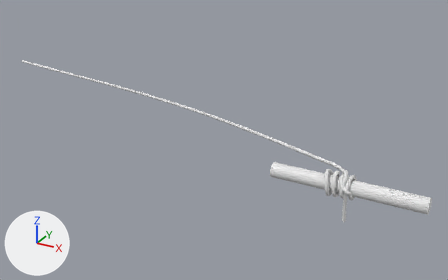
Two versions of the Blender file blender/knots.blend, one commit apart.
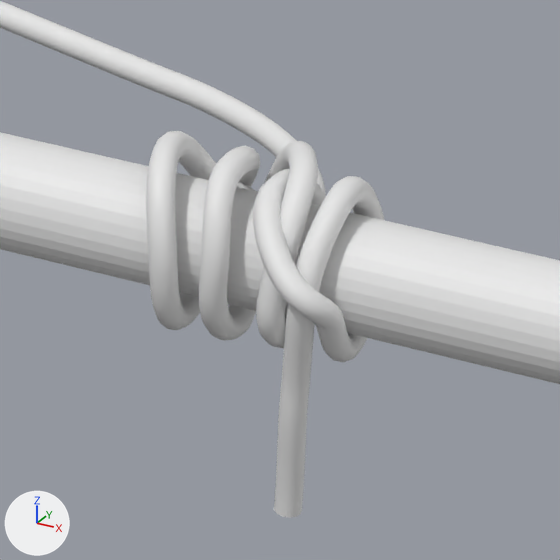
Each version is shown whole from a camera (50 mm lens) standing at (9.75, -33.49, 18.07) and looking at (-13.08, 8.02, -2.68), then close up on the part from 68% to 85% of the width and 54% to 81% of the height. The lights are fixed; the arrows at lower left show +X, +Y and +Z.

The first close-up shows 'Cylinder2', 'rolling'.
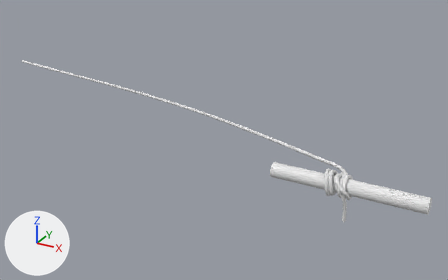
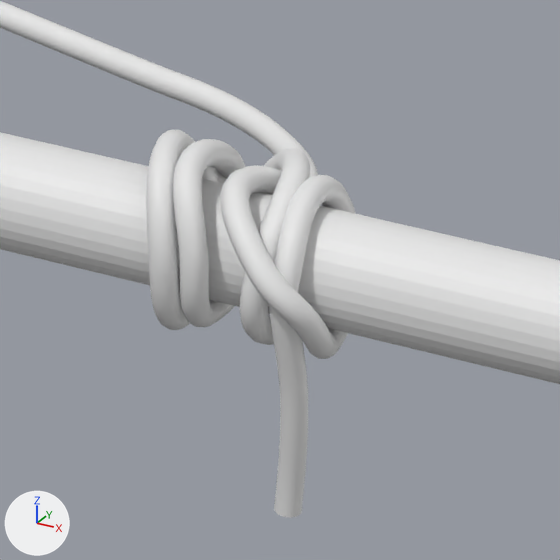
Commit message: updated rolling hitch

Boxes (x1, y1, x2, y2) around the edits, measured in the close-ups (560 x 560 px):
'rolling', reshaped
    before: (0, 1, 384, 518)
    after: (0, 1, 356, 518)

The change, as a list of edits to the scene's bpy script:
```text
Change cu_rolling:
    where _sp = cu_rolling.splines.new('BEZIER'); _sp.bezier_points.add(26)
    remove _sp.bezier_points.foreach_set('co', [-41.15, 13.43, -1.286, -15.9, 8.035, -0.565, -2.259, 2.704, 0.0343, -0.799, 1.819, 0.0559, -0.497, 0.586, 0.0545, -0.988, 0.643, 0.162, -1.327, -0.0431, 0.737, -1.074, -0.655, -0.0129, -1.041, 0.149, -0.667, -0.976, 0.878, 0.13, -0.73, 0.00556, 0.763, -0.626, -0.661, 0.0467, -0.623, 0.125, -0.743, -0.659, 0.912, -0.00109, -0.162, 0.105, 0.817, -0.135, -0.582, -0.141, -0.0893, 0.105, -0.641, -0.134, 0.605, 0.0814, -0.342, -0.0779, 0.623, 0.106, -0.819, 0.183, 0.389, -0.634, -0.142, 0.41, -0.038, -0.619, 0.341, 0.585, 0.094, 0.234, 0.00459, 0.709, 0.16, -0.669, 0.063, 0.0969, -0.466, -1.048, 0.0825, -0.307, -2.231])
    remove _sp.bezier_points.foreach_set('handle_left', [-51.01, 15.54, -1.568, -25.55, 10.93, -0.913, -2.862, 2.95, -0.0128, -1.206, 2.269, 0.0566, -0.128, 0.784, 0.06, -0.731, 0.639, 0.114, -1.45, 0.595, 0.751, -1.098, -0.67, 0.28, -1.07, -0.114, -0.718, -1.065, 0.882, -0.0797, -0.709, 0.297, 0.73, -0.613, -0.667, 0.432, -0.583, -0.257, -0.713, -0.729, 0.929, -0.304, -0.393, 0.726, 0.841, -0.112, -0.566, 0.343, -0.0619, -0.28, -0.624, -0.0421, 0.646, -0.213, -0.306, 0.408, 0.63, -0.0827, -0.731, 0.284, 0.384, -0.717, -0.00394, 0.418, -0.382, -0.636, 0.359, 0.602, -0.0915, 0.244, 0.363, 0.727, 0.173, -0.603, 0.41, 0.104, -0.478, -0.69, 0.09, -0.32, -1.873])
    remove _sp.bezier_points.foreach_set('handle_right', [-31.29, 11.33, -1.005, -10.42, 6.391, -0.368, -1.872, 2.547, 0.0646, -0.426, 1.407, 0.0552, -0.644, 0.546, 0.0524, -1.16, 0.619, 0.19, -1.233, -0.526, 0.727, -1.018, -0.619, -0.711, -1.017, 0.376, -0.624, -0.863, 0.873, 0.396, -0.764, -0.471, 0.817, -0.645, -0.653, -0.515, -0.649, 0.369, -0.761, -0.594, 0.897, 0.284, -0.053, -0.189, 0.805, -0.152, -0.594, -0.49, -0.115, 0.466, -0.657, -0.248, 0.553, 0.448, -0.369, -0.439, 0.618, 0.314, -0.916, 0.0718, 0.397, -0.513, -0.342, 0.401, 0.371, -0.598, 0.322, 0.568, 0.284, 0.225, -0.287, 0.694, 0.154, -0.705, -0.125, 0.0912, -0.456, -1.321, 0.0768, -0.297, -2.504])
    remove for _p, _l, _r in zip(_sp.bezier_points, ['AUTO', 'AUTO', 'ALIGNED', 'ALIGNED', 'FREE', 'FREE', 'ALIGNED', 'ALIGNED', 'ALIGNED', 'ALIGNED', 'ALIGNED', 'ALIGNED', 'ALIGNED', 'ALIGNED', 'ALIGNED', 'ALIGNED', 'ALIGNED', 'ALIGNED', 'ALIGNED', 'ALIGNED', 'ALIGNED', 'ALIGNED', 'ALIGNED', 'ALIGNED', 'ALIGNED', 'ALIGNED', 'ALIGNED'], ['AUTO', 'AUTO', 'ALIGNED', 'ALIGNED', 'FREE', 'FREE', 'ALIGNED', 'ALIGNED', 'ALIGNED', 'ALIGNED', 'ALIGNED', 'ALIGNED', 'ALIGNED', 'ALIGNED', 'ALIGNED', 'ALIGNED', 'ALIGNED', 'ALIGNED', 'ALIGNED', 'ALIGNED', 'ALIGNED', 'ALIGNED', 'ALIGNED', 'ALIGNED', 'ALIGNED', 'ALIGNED', 'ALIGNED']): _p.handle_left_type = _l; _p.handle_right_type = _r
    add _sp.bezier_points.foreach_set('co', [-41.15, 13.43, -1.286, -15.9, 8.035, -0.565, -2.259, 2.704, 0.0343, -0.799, 1.819, 0.0559, -0.672, 0.586, 0.0545, -1.002, 0.593, 0.162, -1.327, -0.0431, 0.737, -1.074, -0.655, -0.0129, -1.041, 0.149, -0.667, -1.009, 0.84, 0.13, -1.057, 0.00556, 0.763, -0.8, -0.661, 0.0467, -0.803, 0.125, -0.634, -0.77, 0.854, -0.00109, -0.278, 0.28, 0.669, -0.265, -0.647, -0.141, -0.176, 0.105, -0.641, -0.227, 0.605, 0.0814, -0.649, -0.0779, 0.623, -0.189, -0.794, 0.268, 0.184, -0.783, -0.0803, 0.24, -0.038, -0.619, 0.101, 0.585, 0.094, -0.0652, 0.00459, 0.625, -0.0123, -0.669, 0.063, 0.0969, -0.466, -1.048, 0.0825, -0.307, -2.231])
    add _sp.bezier_points.foreach_set('handle_left', [-51.01, 15.54, -1.568, -25.55, 10.93, -0.913, -2.862, 2.95, -0.0128, -1.299, 2.38, 0.0565, -0.302, 0.784, 0.06, -0.9, 0.645, 0.0891, -1.45, 0.595, 0.751, -1.098, -0.67, 0.28, -1.07, -0.114, -0.718, -1.053, 0.844, -0.0937, -1.036, 0.297, 0.73, -0.82, -0.667, 0.432, -0.839, -0.257, -0.605, -0.839, 0.871, -0.304, -0.455, 0.902, 0.617, -0.242, -0.728, 0.343, -0.196, -0.28, -0.624, -0.161, 0.646, -0.213, -0.665, 0.297, 0.579, -0.435, -0.642, 0.482, 0.0915, -0.88, 0.0673, 0.248, -0.382, -0.636, 0.192, 0.603, -0.268, -0.0546, 0.363, 0.644, 0.00023, -0.603, 0.41, 0.0782, -0.535, -0.611, 0.09, -0.32, -1.873])
    add _sp.bezier_points.foreach_set('handle_right', [-31.29, 11.33, -1.005, -10.42, 6.391, -0.368, -1.872, 2.547, 0.0646, -0.371, 1.339, 0.0553, -0.818, 0.546, 0.0524, -1.27, 0.455, 0.355, -1.233, -0.526, 0.727, -1.018, -0.619, -0.711, -1.017, 0.376, -0.624, -0.958, 0.835, 0.396, -1.092, -0.471, 0.817, -0.772, -0.653, -0.515, -0.779, 0.369, -0.653, -0.705, 0.839, 0.284, -0.193, -0.0208, 0.694, -0.282, -0.589, -0.486, -0.158, 0.466, -0.657, -0.312, 0.552, 0.456, -0.634, -0.435, 0.665, -0.0523, -0.877, 0.149, 0.35, -0.609, -0.347, 0.23, 0.371, -0.598, 0.0252, 0.57, 0.398, -0.0738, -0.287, 0.611, -0.0191, -0.705, -0.125, 0.117, -0.393, -1.508, 0.0768, -0.297, -2.504])
    add for _p, _l, _r in zip(_sp.bezier_points, ['AUTO', 'AUTO', 'ALIGNED', 'ALIGNED', 'FREE', 'AUTO', 'ALIGNED', 'ALIGNED', 'ALIGNED', 'ALIGNED', 'ALIGNED', 'ALIGNED', 'ALIGNED', 'ALIGNED', 'ALIGNED', 'ALIGNED', 'ALIGNED', 'ALIGNED', 'AUTO', 'AUTO', 'AUTO', 'ALIGNED', 'AUTO', 'ALIGNED', 'ALIGNED', 'AUTO', 'ALIGNED'], ['AUTO', 'AUTO', 'ALIGNED', 'ALIGNED', 'FREE', 'AUTO', 'ALIGNED', 'ALIGNED', 'ALIGNED', 'ALIGNED', 'ALIGNED', 'ALIGNED', 'ALIGNED', 'ALIGNED', 'ALIGNED', 'ALIGNED', 'ALIGNED', 'ALIGNED', 'AUTO', 'AUTO', 'AUTO', 'ALIGNED', 'AUTO', 'ALIGNED', 'ALIGNED', 'AUTO', 'ALIGNED']): _p.handle_left_type = _l; _p.handle_right_type = _r
```
